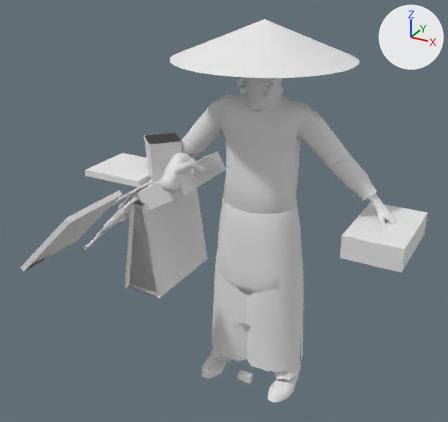
The COLLADA model objects3d/civilian1_arab.dae: old version first, new version second.
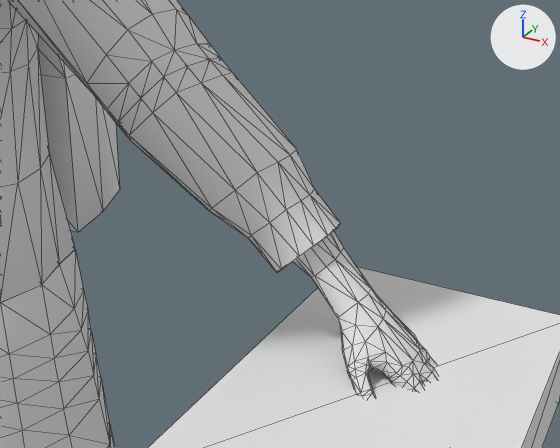
Each version appears first whole from a 50 mm camera at (20.93, -42.52, 37.85) aimed at (-1.91, -0.99, 17.09), and next in a close-up from a 50 mm camera at (14.48, -8.1, 25.04) aimed at (8.8, 2.24, 19.87). Every picture has the same lights, and +X, +Y and +Z are marked at upper right. The first two pictures are the older version. The close-ups show mesh edges as thin lines. Where no turn or scale is listed for an object, it has been applied to the vertices.

In view in the first close-up: 'Hand2', 'LowArm2', 'ShoppingBag', 'UpArm2', 'UpBody', 'center', 'trolley' and 1 more.
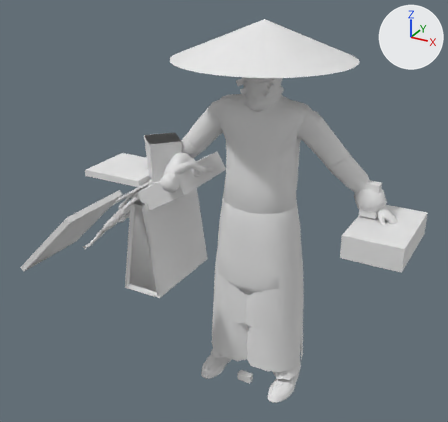
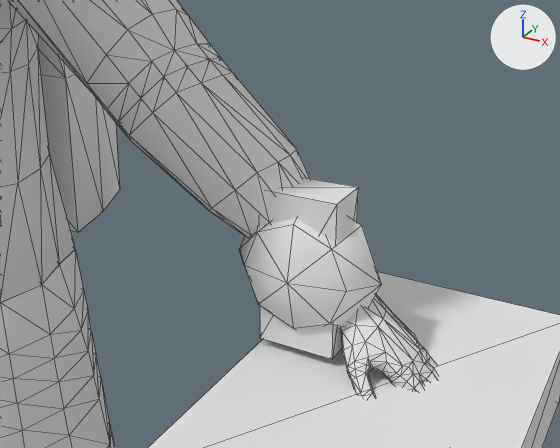
Patch to the scene script:
```diff
--- a/objects3d/civilian1_arab.dae.py
+++ b/objects3d/civilian1_arab.dae.py
@@ mat_01___default @@
+mat_01___default = principled_material('_01 - Default')
+mat_01___default.base_color = (0.8, 0.8, 0.8)  # white #e7e7e7
+mat_01___default.roughness = 0.84
@@ me_stone2mesh @@
+me_stone2mesh.from_pydata(...)  # a box spanning x 1.39..2.75, y -0.4..0.4, z -3.42..-0.65
+me_stone2mesh.materials.append(mat_01___default)  # its picture is missing
@@ me_stone1mesh @@
+me_stone1mesh.from_pydata(...)  # a UV sphere (8 segments, 4 rings, poles along y) spanning x 0.75..3.39, y -0.7..0.7, z -3.36..-0.71
+me_stone1mesh.materials.append(mat_01___default)  # its picture is missing
@@ ob_stone2 @@
+ob_stone2 = bpy.data.objects.new('stone2', me_stone2mesh)
+ob_stone2.location = (7.26, 2.21, 21.27)
@@ ob_stone1 @@
+ob_stone1 = bpy.data.objects.new('stone1', me_stone1mesh)
+ob_stone1.location = (7.26, 2.21, 21.27)
```

What differs and where, as boxes [x1, y1, x2, y2] in the close-ups (560 x 448 px):
'stone1', added: after [239, 216, 382, 329]
'stone2', added: after [259, 177, 358, 359]
